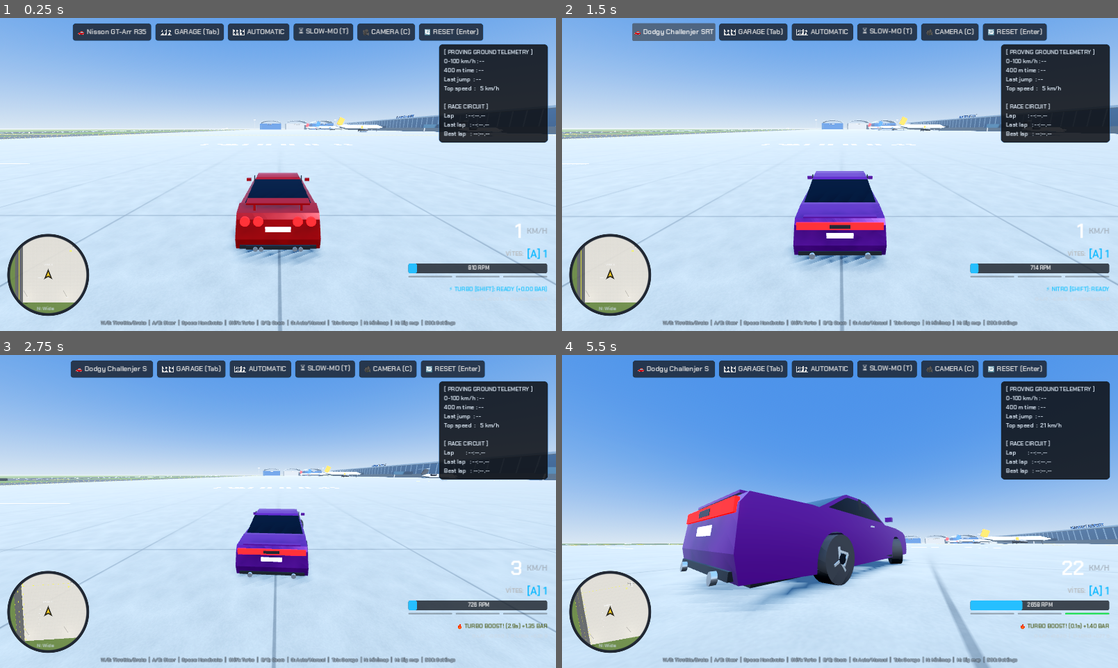
Above: before the commit, frames 1-4 (two rows, left to right).
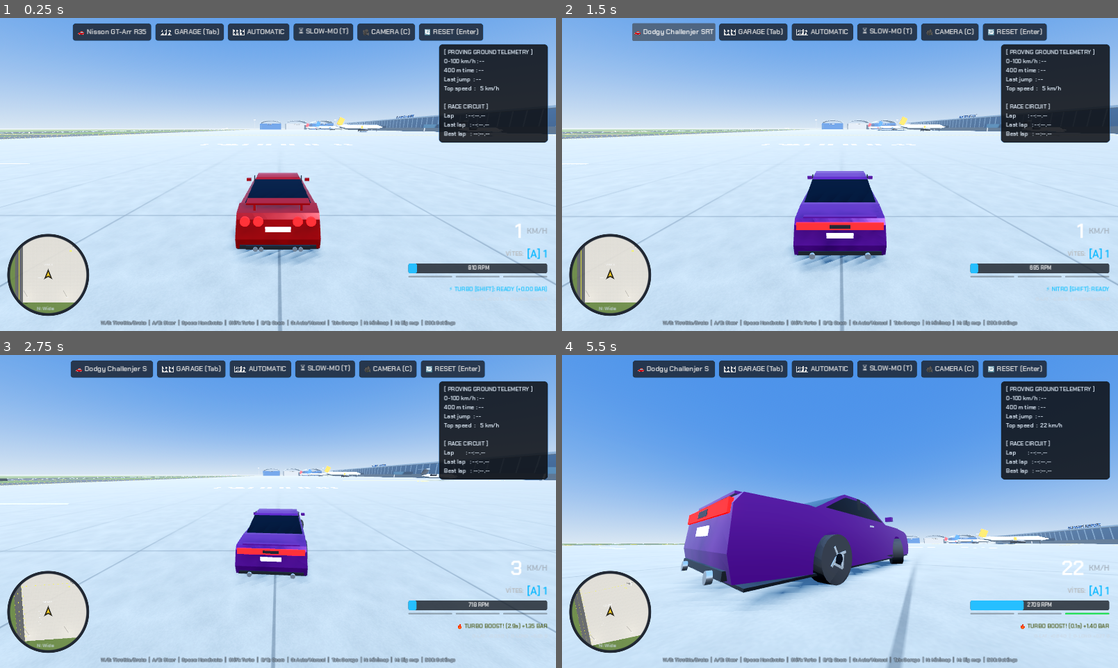
Above: after the commit, the same moments.

Repository: Pigasor/gearshift-proving-grounds
Game: Godot game, scene res://scenes/main.tscn
Same seed, same stepped clock (60 frames per second), same inputs: the game is played once before the commit and once after it.
Inputs (mouse positions are in pixels of both pictures, inside the frame that each line leads up to):
- Up to frame 1 (0.25 s): no input
- Up to frame 2 (1.5 s): click "🔄 RESET (Enter)" at 0.5 s; click "🚗 Nisson GT-Arr R35" at 1.25 s
- Up to frame 3 (2.75 s): tap Enter (reset_car) at 2 s; move the mouse to (400, 495) at 2.02 s; hold D (steer_right) from 2.03 s (still down); hold R (repair) from 2.03 s (still down); tap Shift (clutch) at 2.1 s; click (400, 495) at 2.17 s
- Up to frame 4 (5.5 s): release D (steer_right) at 2.75 s; release R (repair) at 2.75 s; drag from (728, 527) to (812, 574) at 2.77 s; move the mouse to (895, 442) at 3.52 s; hold D (steer_right) 3.53-4.25 s; hold W (throttle) 3.53-4.25 s; tap Shift (clutch) at 3.8, 5.1 s; drag from (812, 574) to (673, 464) at 4.27 s; move the mouse to (1006, 558) at 5.02 s; hold A (steer_left) from 5.03 s (still down); hold W (throttle) from 5.03 s (still down)

The runs differ from the first frame. In frame 1, less than 0.1% of the frame differs, in the area x 42-58%, y 73-77%; in frame 2, 0.3%; in frame 3, 0.9%; in frame 4, 3.6%, in the area x 0-100%, y 21-100%.

Commit message:
Kalkis devri, isinlanma, arac duzeltme, canavar atlayisi, gorsel ve simge duzeltmeleri
- Kalkis: dusuk kalkis devri (~1500-2500), debriyaj temas noktasindan hemen tutar ve 1.5 sn'de
  kademeli birakilir (yuksek viteste sabit devirde takili kalma bitti); konverter kalkis devri ~2000-2700
- Garaj acikken arac fren yapmaz, suzulmeye devam eder
- Isinlanma: hedefte yapi/ucak/rampa varsa en yakin acik ve duz noktayi bulur; arac zemin egimine hizalanir
- R / gamepad Y: araci oldugu yerde 1.5 m yukaridan dik birakir, spamlanabilir
- Canavar kamyon 3 ileri, 130 km/s sinirli; karsilikli rampalar esitlendi (30 derece / 9 m), iki yonde de rampaya inis test edildi
- Teker temasi dik duvarlari zemin saymaz (duvara tirmanma yok); yamacta tekerlerin havada kalmasi duzeltildi
- Govde: alt zemin z-fighting ve teker yuvalari duzeltildi, Shiron yan paneli artik ciziliyor
- Gamepad: R3 mini harita, harita yazisi cihaza gore
- Windows simgesi (.ico) pencere ve disa aktarim icin

Co-Authored-By: Claude Opus 5.5 <noreply@anthropic.com>

Diff:
--- a/project.godot
+++ b/project.godot
@@ -13,6 +13,7 @@
 run/main_scene="res://scenes/main.tscn"
 config/features=PackedStringArray("4.3", "Forward Plus")
 config/icon="res://icon.svg"
+config/windows_native_icon="res://icon.ico"
 
 [autoload]
 
--- a/scripts/body_builder.gd
+++ b/scripts/body_builder.gd
@@ -109,13 +109,28 @@
 	lower.append(Vector2(zr, deck_h - 0.12))
 	lower.append(Vector2(zr - 0.01, 0.48))
 	lower.append(Vector2(zr + 0.05, 0.24))
+	# Keep the upper outline clear of the wheel arches (a low nose / short hood could dip into
+	# the arch, the outline then crossed itself and the whole side panel was not drawn)
+	var n_top: int = lower.size()
+	for k in range(1, n_top - 1):
+		var p: Vector2 = lower[k]
+		for zc in [-wb * 0.5, wb * 0.5]:
+			var dz: float = p.x - zc
+			if absf(dz) < arch_r + 0.05:
+				var arch_top: float = tire_r + sqrt(maxf((arch_r + 0.05) * (arch_r + 0.05) - dz * dz, 0.0))
+				if p.y < arch_top + 0.04:
+					lower[k] = Vector2(p.x, arch_top + 0.04)
 	_append_arch(lower, -wb * 0.5, tire_r, arch_r)
 	_append_arch(lower, wb * 0.5, tire_r, arch_r)
 	taper = func(z: float, y: float) -> float:
 		var t: float = 1.0 - tf * smoothstep(zf - 0.65, zf + 0.02, z) - trr * smoothstep(zr + 0.5, zr - 0.02, z)
 		t *= 1.0 - 0.045 * smoothstep(0.55, belt_h, y)
 		return hw * t
-	_extrude(lower, taper, paint, paint, [])
+	# bottom & wheel-arch skin (every edge after the rear bumper) is black, like a real underbody
+	var under_edges: Array = []
+	for k in range(n_top - 1, lower.size()):
+		under_edges.append(k)
+	_extrude(lower, taper, paint, black, under_edges)
 
 	# --- Glasshouse (slightly arched roof) ---
 	var tumble: float = float(s["tumble"])
@@ -147,7 +162,7 @@
 		_box(Vector3(side * (hw + 0.025), g + cowl_h + 0.10, cowl_z - 0.25), Vector3(0.05, 0.05, 0.05), black)
 		_box(Vector3(side * (taper.call(cowl_z - 0.9, 0.8) + 0.008), g + belt_h - 0.14, cowl_z - 0.95), Vector3(0.015, 0.03, 0.15), chrome)
 		_box(Vector3(side * (hw - 0.02), g + 0.24, 0.0), Vector3(0.04, 0.06, wb - arch_r * 2.0 - 0.05), black)
-	_box(Vector3(0, g + 0.22, (zf + zr) * 0.5), Vector3(hw * 1.9, 0.04, L - 0.3), black)
+	_box(Vector3(0, g + 0.175, (zf + zr) * 0.5), Vector3(hw * 1.9, 0.03, L - 0.3), black) # below the floor skin (they used to z-fight)
 	_box(Vector3(0, g + 0.30, zr + 0.03), Vector3(taper.call(zr + 0.1, 0.4) * 1.8, 0.08, 0.06), black)
 
 	# --- The model's own face & tail ---
--- a/scripts/car_database.gd
+++ b/scripts/car_database.gd
@@ -57,7 +57,8 @@
 	{ "id": "goliath", "name": "Goliath Monster 4x4", "class": "Monster", "legacy": 5, "classic": true,
 		"engines": [{ "label": "9.0 V8 Supercharged - 1500 HP", "cyl": 8, "fuel": "benzin", "hp": 1500.0, "torque": 1900.0,
 			"tq_from": 4000.0, "tq_to": 5500.0, "power_rpm": 6500.0, "idle": 1100.0, "limiter": 7000.0, "max_rpm": 7300.0,
-			"turbo": 0.0, "gears": [-1.82, 0.0, 1.82, 1.00], "final": 19.9, "mass": 5400.0, "shift": 0.35 }] },
+			"turbo": 0.0, "gears": [-2.20, 0.0, 2.20, 1.45, 1.00], "final": 16.85, "mass": 5400.0, "shift": 0.35,
+			"vmax": 130.0 }] }, # 3-speed; top speed set so a flat-out run jumps the stunt-park gap ramp to ramp
 
 	# --- Family sedans (front-wheel drive) ---
 	{ "id": "accent", "name": "Hunday Assent Blau", "class": "Sedan",
--- a/scripts/i18n.gd
+++ b/scripts/i18n.gd
@@ -24,8 +24,8 @@
 	"🎥 KAMERA (%s)": "🎥 CAMERA (%s)",
 	"🔄 SIFIRLA (%s)": "🔄 RESET (%s)",
 	"Kulakçık": "Paddles",
-	"RT/LT: Gaz/Fren  |  Sol çubuk: Direksiyon  |  A/B: El freni  |  RB/LB: Vites  |  L3: Turbo  |  Select: Oto/Manuel  |  D-pad ▲: Garaj  |  D-pad ◀▶: Araç  |  Start: Ayarlar":
-		"RT/LT: Throttle/Brake  |  Left stick: Steer  |  A/B: Handbrake  |  RB/LB: Gears  |  L3: Turbo  |  Select: Auto/Manual  |  D-pad ▲: Garage  |  D-pad ◀▶: Car  |  Start: Settings",
+	"RT/LT: Gaz/Fren  |  Sol çubuk: Direksiyon  |  A/B: El freni  |  RB/LB: Vites  |  L3: Turbo  |  Y: Düzelt  |  R3: Mini harita  |  Select: Oto/Manuel  |  D-pad ▲: Garaj  |  D-pad ◀▶: Araç  |  Start: Ayarlar":
+		"RT/LT: Throttle/Brake  |  Left stick: Steer  |  A/B: Handbrake  |  RB/LB: Gears  |  L3: Turbo  |  Y: Recover  |  R3: Minimap  |  Select: Auto/Manual  |  D-pad ▲: Garage  |  D-pad ◀▶: Car  |  Start: Settings",
 	"Pedallar: Gaz / Fren / Debriyaj  |  Kulakçık / H kolu: Vites  |  %s: Garaj  |  %s: Büyük harita  |  ESC: Ayarlar":
 		"Pedals: Throttle / Brake / Clutch  |  Paddles / H-shifter: Gears  |  %s: Garage  |  %s: Big map  |  ESC: Settings",
 	"%s/%s: Gaz/Fren  |  %s/%s: Direksiyon  |  %s: El freni  |  %s: Turbo  |  %s: Vites  |  %s: Oto/Manuel  |  %s: Garaj  |  %s: Mini harita  |  %s: Büyük harita  |  ESC: Ayarlar":
@@ -155,8 +155,8 @@
 	"Başlangıç Şanzımanı": "Default Gearbox",
 	"Manuel": "Manual",
 	"Otomatik": "Automatic",
-	"Gamepad: Sol çubuk = direksiyon · RT = gaz · LT = fren · A/B = el freni · RB/LB = vites · Sol çubuk tık (L3) = turbo · X = kamera · Y = başlangıca dön · Select = otomatik/manuel · D-pad ▲ = garaj · D-pad ▼ = ağır çekim · D-pad ◀▶ = araç · Start = bu menü":
-		"Gamepad: Left stick = steer · RT = throttle · LT = brake · A/B = handbrake · RB/LB = gears · Left stick click (L3) = turbo · X = camera · Y = reset · Select = auto/manual · D-pad ▲ = garage · D-pad ▼ = slow-mo · D-pad ◀▶ = car · Start = this menu",
+	"Gamepad: Sol çubuk = direksiyon · RT = gaz · LT = fren · A/B = el freni · RB/LB = vites · Sol çubuk tık (L3) = turbo · X = kamera · Y = aracı düzelt (ters dönünce) · Select = otomatik/manuel · D-pad ▲ = garaj · D-pad ▼ = ağır çekim · D-pad ◀▶ = araç · Start = bu menü":
+		"Gamepad: Left stick = steer · RT = throttle · LT = brake · A/B = handbrake · RB/LB = gears · Left stick click (L3) = turbo · X = camera · Y = recover (when flipped) · Select = auto/manual · D-pad ▲ = garage · D-pad ▼ = slow-mo · D-pad ◀▶ = car · Start = this menu",
 	"Eylem": "Action",
 	"Birincil Tuş": "Primary Key",
 	"İkincil Tuş": "Secondary Key",
@@ -176,7 +176,7 @@
 	"Kamera Değiştir": "Change Camera",
 	"Ağır Çekim": "Slow Motion",
 	"Garaj Menüsü": "Garage Menu",
-	"Aracı Düzelt": "Repair Car",
+	"Aracı Düzelt": "Recover Car (back on wheels)",
 	"Başlangıca Dön": "Reset to Start",
 	"Mini Harita Yakın / Geniş": "Minimap Close / Wide",
 	"Büyük Harita": "Big Map",
--- a/scripts/map_builder.gd
+++ b/scripts/map_builder.gd
@@ -521,10 +521,10 @@
 	_create_kicker(Vector3(s_x, 0, 80), 1.0, 16.0, 15.0, 2.5, mat_metal_blue)
 	# Ramp 2: 25° high-flyer
 	_create_kicker(Vector3(s_x, 0, 215), 1.0, 18.0, 25.0, 6.0, mat_ramp_orange)
-	# Ramp 3: gap jump - 32° launch, sand pit, curved landing ramp that runs out to the ground
-	_create_kicker(Vector3(s_x + 55, 0, 380), 1.0, 20.0, 32.0, 9.0, mat_ramp_orange)
+	# Ramp 3: gap jump - two identical 30° / 9 m ramps facing each other over a sand pit
+	_create_kicker(Vector3(s_x + 55, 0, 380), 1.0, 20.0, 30.0, 9.0, mat_ramp_orange)
 	_create_static_box(Vector3(s_x + 55, 0.04, 455), Vector3(26, 0.06, 40), mat_sand)
-	_create_kicker(Vector3(s_x + 55, 0, 545), -1.0, 22.0, 28.0, 8.5, mat_metal_blue)
+	_create_kicker(Vector3(s_x + 55, 0, 545), -1.0, 22.0, 30.0, 9.0, mat_metal_blue) # same as the orange one: jumps work both ways
 	# (The floating wall-ride slab and the odd-angled corkscrew ramp were removed.)
 
 # --- 8. OFF-ROAD & DESERT DUNES PARK (East-North Sector) ---
--- a/scripts/minimap.gd
+++ b/scripts/minimap.gd
@@ -66,6 +66,9 @@
 	_overlay.mouse_filter = Control.MOUSE_FILTER_IGNORE
 	_overlay.draw.connect(_draw_overlay)
 	add_child(_overlay)
+	var gs0: Node = get_node_or_null("/root/GameSettings")
+	if gs0:
+		gs0.input_device_changed.connect(func(_d: String): _overlay.queue_redraw()) # label shows that device's button
 	_apply_size()
 
 func _apply_size() -> void:
@@ -86,6 +89,12 @@
 	_overlay.size = size
 	_vp.size = Vector2i(384, 384) if _wide else Vector2i(256, 256)
 	_overlay.queue_redraw()
+
+# Gamepad: right stick click (R3) switches close / wide view
+func _input(event: InputEvent) -> void:
+	if event is InputEventJoypadButton and event.pressed and event.button_index == JOY_BUTTON_RIGHT_STICK:
+		_wide = not _wide
+		_apply_size()
 
 func _process(delta: float) -> void:
 	if vehicle == null:
@@ -124,5 +133,7 @@
 	if gs:
 		var keys: Array = gs.bindings.get("minimap", [])
 		key = OS.get_keycode_string(keys[0]) if keys.size() > 0 else "-"
+		if gs.input_device == "gamepad":
+			key = "R3" # right stick click
 	var label: String = key + tr(": Geniş" if not _wide else ": Yakın")
 	_overlay.draw_string(font, Vector2(c.x - 26, size.y - 14), label, HORIZONTAL_ALIGNMENT_LEFT, -1, 11, Color(0.85, 0.9, 1.0, 0.85))
--- a/scripts/settings_menu.gd
+++ b/scripts/settings_menu.gd
@@ -305,7 +305,7 @@
 	_add_slider(k, "Kamera Fare Hassasiyeti", "mouse_sensitivity", 0.001, 0.010, 0.0005, 1000.0, "")
 	_add_check(k, "Kamera Dikey Eksenini Ters Çevir", "invert_camera_y")
 	_add_option(k, "Başlangıç Şanzımanı", "default_automatic", ["Manuel", "Otomatik"])
-	_note(k, "Gamepad: Sol çubuk = direksiyon · RT = gaz · LT = fren · A/B = el freni · RB/LB = vites · Sol çubuk tık (L3) = turbo · X = kamera · Y = başlangıca dön · Select = otomatik/manuel · D-pad ▲ = garaj · D-pad ▼ = ağır çekim · D-pad ◀▶ = araç · Start = bu menü")
+	_note(k, "Gamepad: Sol çubuk = direksiyon · RT = gaz · LT = fren · A/B = el freni · RB/LB = vites · Sol çubuk tık (L3) = turbo · X = kamera · Y = aracı düzelt (ters dönünce) · Select = otomatik/manuel · D-pad ▲ = garaj · D-pad ▼ = ağır çekim · D-pad ◀▶ = araç · Start = bu menü")
 	_build_wheel_section(k)
 
 	# ATAMALAR
--- a/scripts/ui_manager.gd
+++ b/scripts/ui_manager.gd
@@ -346,9 +346,9 @@
 	var gears: String
 	match dev:
 		"gamepad":
-			garage = "D-pad ▲"; slowmo = "D-pad ▼"; cam = "X"; reset = "Y"; gears = "RB/LB"
+			garage = "D-pad ▲"; slowmo = "D-pad ▼"; cam = "X"; reset = "Start"; gears = "RB/LB"
 			if help:
-				help.text = tr("RT/LT: Gaz/Fren  |  Sol çubuk: Direksiyon  |  A/B: El freni  |  RB/LB: Vites  |  L3: Turbo  |  Select: Oto/Manuel  |  D-pad ▲: Garaj  |  D-pad ◀▶: Araç  |  Start: Ayarlar")
+				help.text = tr("RT/LT: Gaz/Fren  |  Sol çubuk: Direksiyon  |  A/B: El freni  |  RB/LB: Vites  |  L3: Turbo  |  Y: Düzelt  |  R3: Mini harita  |  Select: Oto/Manuel  |  D-pad ▲: Garaj  |  D-pad ◀▶: Araç  |  Start: Ayarlar")
 		_:
 			garage = _key("toggle_tuning"); slowmo = _key("slow_mo"); cam = _key("camera_view"); reset = _key("reset_car")
 			gears = "%s/%s" % [_key("gear_up"), _key("gear_down")]
--- a/scripts/vehicle_controller.gd
+++ b/scripts/vehicle_controller.gd
@@ -21,7 +21,7 @@
 const SURFACE_ROLLING_DRAG: Dictionary = {"dirt": 0.025, "grass": 0.035, "sand": 0.09}
 var offroad_tires: bool = false
 var wheel_surface: Array[String] = ["asphalt", "asphalt", "asphalt", "asphalt"]
-var input_blocked: bool = false # true while the garage menu is open (car parks itself)
+var input_blocked: bool = false # true while the garage menu is open (inputs ignored, car rolls on)
 var steer_sensitivity: float = 1.0 # how fast the wheel turns with keys (Settings)
 var joy_deadzone: float = 0.08 # gamepad stick dead zone (Settings)
 # Steering wheel set (Settings > Kontroller): axes, pedal calibration, buttons
@@ -147,6 +147,7 @@
 var _auto_clutch: float = 0.0 # 0..1 engagement of the game's automatic clutch (manual mode)
 var _tc_mult: float = 1.0 # torque converter multiplication
 var _prev_clutch_rpm: float = 900.0
+var _slip_time: float = 0.0 # how long the auto clutch has been slipping under throttle
 var _since_upshift: float = 10.0
 var _dir_change_armed: bool = true # auto box: may switch D<->R with the next pedal press
 var _prev_body_pos: Vector3 = Vector3.INF
@@ -316,8 +317,8 @@
 				shift_down()
 			JOY_BUTTON_DPAD_DOWN:
 				toggle_slow_mo()
-			JOY_BUTTON_Y: # Triangle / Y
-				reset_vehicle()
+			JOY_BUTTON_Y: # Triangle / Y: put the car back on its wheels
+				repair_vehicle()
 			JOY_BUTTON_BACK: # Select
 				is_automatic = !is_automatic
 
@@ -1507,11 +1508,12 @@
 	if w_clutch >= 0.0 and not is_automatic and not _is_shifting:
 		clutch_pedal = w_clutch
 
-	# Garage menu open: park the car (no throttle, brakes + handbrake on)
+	# Garage menu open: the driver's inputs are ignored (keys go to the menu), but the car just
+	# keeps rolling as it was - it no longer brakes to a stop.
 	if input_blocked:
 		raw_throttle = 0.0
 		raw_brake = 0.0
-		raw_handbrake = 1.0
+		raw_handbrake = 0.0
 
 	_handbrake_input = raw_handbrake
 	is_handbrake_active = (_handbrake_input > 0.1)
@@ -1553,11 +1555,12 @@
 		_brake_input = raw_brake
 	if input_blocked:
 		_throttle_input = 0.0
-		_brake_input = 1.0
+		_brake_input = 0.0
 
 func _engage_gear_now(g: int) -> void:
 	_clutch_slipping = true
 	_auto_clutch = 0.0
+	_slip_time = 0.0
 	current_gear = g
 	_target_gear = g
 	_is_shifting = false
@@ -1807,6 +1810,7 @@
 
 	if not _clutch_slipping:
 		current_rpm = lerpf(current_rpm, w_rpm, clampf(delta * 18.0, 0.0, 1.0))
+		_slip_time = 0.0
 		_clutch_torque = 0.0
 		_tc_mult = 1.0
 		if w_rpm < floor_rpm or (wheel_clutch and pedal_eng < 0.9):
@@ -1820,9 +1824,9 @@
 	# Automatic with a torque converter - or a dual-clutch box (GT-R, Chiron), which pulls away
 	# on a clutch like the manual one, just with a higher launch speed
 	var use_tc: bool = is_automatic and gearbox_type != "dct"
-	var stall_rpm: float = idle_rpm + (limiter_rpm - idle_rpm) * 0.36
+	var stall_rpm: float = idle_rpm + (limiter_rpm - idle_rpm) * 0.24 # ~2000-2700 rpm, like real converters
 	if use_tc:
-		# Torque converter: passes torque ~ slip², stalls at ~36% of the rev range at full load,
+		# Torque converter: passes torque ~ slip², stalls at ~24% of the rev range at full load,
 		# multiplies torque (up to 2x) while the car is slow, then locks up.
 		var k: float = _full_load_torque(stall_rpm) / (stall_rpm * stall_rpm)
 		cap = k * slip * slip
@@ -1838,9 +1842,17 @@
 			# throttle, and eases off when they drop below it - so the revs flare, dip as the clutch
 			# bites, settle, then rise with the car. Old engines are launched lower (revs may sag
 			# under idle at little throttle); it lets go when stopping so the engine never stalls.
-			var launch_frac: float = 0.36 if (is_automatic and gearbox_type == "dct") else 0.30 # DCT launch control revs a bit higher
+			var launch_frac: float = 0.24 if (is_automatic and gearbox_type == "dct") else 0.18 # DCT launches a bit higher
 			var launch: float = idle_rpm * (0.78 if engine_classic else 1.15) + _throttle_input * (limiter_rpm - idle_rpm) * launch_frac
 			launch = maxf(launch, floor_rpm * 1.03)
+			# A driver lets the clutch out progressively: within ~1.5 s the clutch closes and the revs
+			# come down to what the car's speed gives (in a high gear the engine then lugs and pulls
+			# up from low revs) instead of sitting at one launch rpm for many seconds.
+			if _throttle_input > 0.05:
+				_slip_time += delta
+			launch = lerpf(launch, maxf(w_rpm + 150.0, floor_rpm * 1.05), clampf(_slip_time / 1.5, 0.0, 1.0))
+			if _throttle_input > 0.05 and _auto_clutch < 0.12:
+				_auto_clutch = 0.12 # straight to the bite point (no dead pedal travel)
 			# look a little ahead: ease off before the revs fall through the launch speed
 			var rpm_ahead: float = current_rpm + (current_rpm - prev_rpm_for_rate) / maxf(delta, 0.001) * 0.15
 			if _throttle_input > 0.05:
@@ -1849,7 +1861,7 @@
 					# just keep feeding the clutch in - the look-ahead would misread the limiter's dips
 					_auto_clutch += delta * (1.2 + _throttle_input) * 1.5
 				else:
-					_auto_clutch += delta * clampf((rpm_ahead - launch) / 400.0, -4.0, 1.2 + _throttle_input)
+					_auto_clutch += delta * clampf((rpm_ahead - launch) / 400.0, -4.0, 2.5 + 2.0 * _throttle_input)
 				if current_rpm < floor_rpm:
 					_auto_clutch -= delta * 4.0
 				if absf(slip) < 150.0:
@@ -2270,12 +2282,61 @@
 		m.emission_energy_multiplier = 1.2 + 7.0 * _brake_input
 
 # Place the car on the ground at a map location, facing yaw_deg (0 = +Z), standing still.
+# Find an open, level spot for the car at (or near) `target`: not on a roof, a plane, a ramp or a
+# lamp post, and with room for the car. Searches outwards in rings if the exact point is taken.
+# Returns the ground point to stand on (Vector3.INF if nothing was found).
+func find_open_spot(target: Vector3, yaw: float) -> Vector3:
+	var space := get_world_3d().direct_space_state
+	var box := BoxShape3D.new()
+	box.size = Vector3(maxf(absf(wheel_offsets[0].x) * 2.0 + 1.0, 2.6), 1.6, maxf(absf(wheel_offsets[0].z) * 2.0 + 2.2, 5.0))
+	for radius in [0.0, 6.0, 12.0, 20.0, 30.0, 45.0]:
+		var steps: int = 1 if radius == 0.0 else 12
+		for k in range(steps):
+			var a: float = TAU * float(k) / float(steps)
+			var p := Vector3(target.x + cos(a) * radius, 0.0, target.z + sin(a) * radius)
+			if absf(p.x) > 1470.0 or absf(p.z) > 1470.0:
+				continue
+			var q := PhysicsRayQueryParameters3D.create(p + Vector3.UP * 150.0, p + Vector3.DOWN * 30.0)
+			q.exclude = [get_rid()]
+			var hit: Dictionary = space.intersect_ray(q)
+			if hit.is_empty() or absf(hit.normal.y) < 0.78: # up to ~38° (hill flanks are fine)
+				continue
+			# high surfaces are only fine if they are natural ground (hills), not roofs or ramps
+			var surf: String = str(hit.collider.get_meta("surface", "")) if hit.collider else ""
+			if hit.position.y > 1.0 and not surf in ["grass", "dirt", "sand"]:
+				continue
+			var sq := PhysicsShapeQueryParameters3D.new()
+			sq.shape = box
+			# the room check follows the slope (a level box would "hit" any hillside)
+			var n_up: Vector3 = hit.normal if hit.normal.y > 0.0 else -hit.normal
+			var slope_basis := Basis(Quaternion(Vector3.UP, n_up)) * Basis(Vector3.UP, yaw)
+			sq.transform = Transform3D(slope_basis, hit.position + n_up * 1.05)
+			sq.exclude = [get_rid()]
+			if space.intersect_shape(sq, 1).is_empty():
+				return hit.position
+	return Vector3.INF
+
 func teleport_to(ground_pos: Vector3, yaw_deg: float) -> void:
-	var up_probe := PhysicsRayQueryParameters3D.create(ground_pos + Vector3.UP * 60.0, ground_pos + Vector3.DOWN * 20.0)
-	up_probe.exclude = [get_rid()]
-	var hit: Dictionary = get_world_3d().direct_space_state.intersect_ray(up_probe)
-	var ground_y: float = hit.position.y if hit else ground_pos.y
-	global_transform = Transform3D(Basis(Vector3.UP, deg_to_rad(yaw_deg)), Vector3(ground_pos.x, ground_y + tire_radius + suspension_rest_length + 0.15, ground_pos.z))
+	var spot: Vector3 = find_open_spot(ground_pos, deg_to_rad(yaw_deg))
+	var ground_y: float = ground_pos.y
+	if spot != Vector3.INF:
+		ground_pos = spot
+		ground_y = spot.y
+	else:
+		var up_probe := PhysicsRayQueryParameters3D.create(ground_pos + Vector3.UP * 60.0, ground_pos + Vector3.DOWN * 20.0)
+		up_probe.exclude = [get_rid()]
+		var hit: Dictionary = get_world_3d().direct_space_state.intersect_ray(up_probe)
+		ground_y = hit.position.y if hit else ground_pos.y
+	# Stand the car on the slope it lands on (tilted with the ground). Placed level on a hillside,
+	# its uphill wheels started inside the ground and the car got stuck on its belly.
+	var n_up: Vector3 = Vector3.UP
+	var nq := PhysicsRayQueryParameters3D.create(Vector3(ground_pos.x, ground_y + 2.0, ground_pos.z), Vector3(ground_pos.x, ground_y - 2.0, ground_pos.z))
+	nq.exclude = [get_rid()]
+	var nhit: Dictionary = get_world_3d().direct_space_state.intersect_ray(nq)
+	if nhit and absf(nhit.normal.y) > 0.5:
+		n_up = nhit.normal if nhit.normal.y > 0.0 else -nhit.normal
+	var b := Basis(Quaternion(Vector3.UP, n_up)) * Basis(Vector3.UP, deg_to_rad(yaw_deg))
+	global_transform = Transform3D(b, Vector3(ground_pos.x, ground_y, ground_pos.z) + n_up * (tire_radius + suspension_rest_length + 0.15))
 	linear_velocity = Vector3.ZERO
 	angular_velocity = Vector3.ZERO
 	_prev_body_pos = Vector3.INF
@@ -2307,13 +2368,40 @@
 		wheel_angular_velocity[i] = 0.0
 		_prev_raw_compression[i] = 0.0
 
+# Recover (R / gamepad Y): put the car back on its wheels right where it is, dropped from a
+# little above the ground (never high), facing the way it was heading. Can be pressed again and
+# again - no cooldown. If the spot is blocked (e.g. wedged against a wall) it uses the nearest
+# open spot.
 func repair_vehicle() -> void:
-	var current_pos: Vector3 = global_position + Vector3(0.0, 0.8 + maxf(tire_radius + suspension_rest_length - DEFAULT_RIDE, 0.0), 0.0)
-	var current_yaw: float = rotation.y
-	global_transform.basis = Basis(Vector3.UP, current_yaw)
-	global_position = current_pos
+	var fwd: Vector3 = global_transform.basis.z
+	fwd.y = 0.0
+	if fwd.length() < 0.2: # nose straight up/down: use the roof direction instead
+		fwd = global_transform.basis.y
+		fwd.y = 0.0
+	var yaw: float = atan2(fwd.x, fwd.z) if fwd.length() > 0.01 else 0.0
+	var space := get_world_3d().direct_space_state
+	var p: Vector3 = global_position
+	# ground straight below the car (start just above it so a roof overhead is not picked)
+	var q := PhysicsRayQueryParameters3D.create(p + Vector3.UP * 1.5, p + Vector3.DOWN * 40.0)
+	q.exclude = [get_rid()]
+	var hit: Dictionary = space.intersect_ray(q)
+	var ground: Vector3 = hit.position if hit else Vector3(p.x, 0.0, p.z)
+	var box := BoxShape3D.new()
+	box.size = Vector3(maxf(absf(wheel_offsets[0].x) * 2.0 + 0.6, 2.2), 1.4, maxf(absf(wheel_offsets[0].z) * 2.0 + 1.6, 4.4))
+	var sq := PhysicsShapeQueryParameters3D.new()
+	sq.shape = box
+	sq.transform = Transform3D(Basis(Vector3.UP, yaw), ground + Vector3.UP * 1.3)
+	sq.exclude = [get_rid()]
+	if not space.intersect_shape(sq, 1).is_empty():
+		var spot: Vector3 = find_open_spot(ground, yaw)
+		if spot != Vector3.INF:
+			ground = spot
+	global_transform = Transform3D(Basis(Vector3.UP, yaw), ground + Vector3.UP * (tire_radius + suspension_rest_length + 1.5))
 	linear_velocity = Vector3.ZERO
 	angular_velocity = Vector3.ZERO
+	_prev_body_pos = Vector3.INF
+	for i in range(4):
+		_prev_raw_compression[i] = 0.0
 
 # Where does this (round) tyre touch the world? A fan of rays in the wheel's plane (from straight
 # down to 45° forward and back) finds the point that lifts the hub highest. A single straight-down
@@ -2330,6 +2418,12 @@
 		q.exclude = [get_rid()]
 		var hit: Dictionary = space.intersect_ray(q)
 		if hit.is_empty():
+			continue
+		# Only surfaces a tyre can stand or climb on (up to ~63°). A vertical wall used to count as
+		# "ground" for the angled rays: it lifted the wheel, so two wheels could drive a truck straight
+		# up a wall. Walls are now left to the collision shapes, like in reality.
+		# (abs: some ground meshes report their face normal pointing down)
+		if absf(hit.normal.y) < 0.45: # world up: tilting the truck nose-up must not turn the wall into "floor"
 			continue
 		var tt: float = (hit.position - mount).length()
 		var side: float = tt * sin(absf(a))
Not shown, changed: export_presets.cfg
Binary file added: icon.ico
